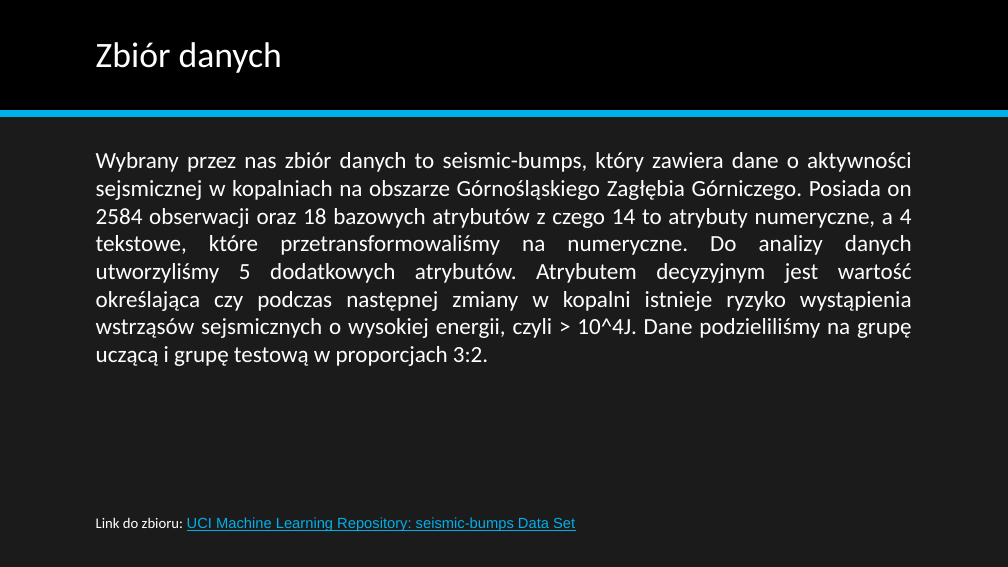
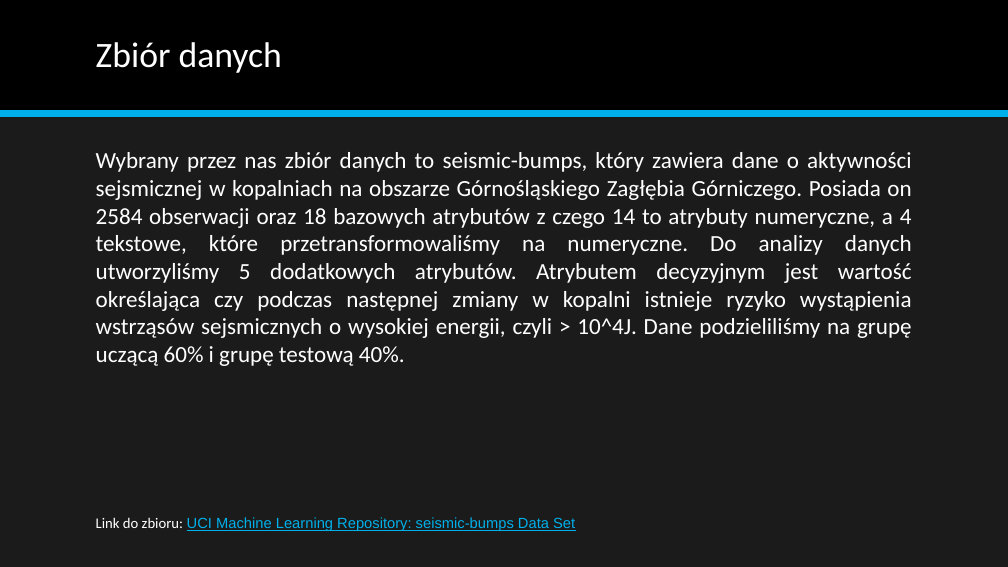
Before and after one commit to Shady6/projekt_bi, a slide deck: slide 2 of Projekt_Mikołaj_Piekutowski_Mikołaj_Popławski.pptx. Drawn at 1008x567 pixels with LibreOffice and Linux fonts; fonts in the diff are those of the drawing. Boxes give left, top, right and bottom in pixels: in the first picture for what was removed or moved away, otherwise in the second. Text is boxed around its words. In the diff, an @@ line names an element or a change of style, - is before the commit and + after.

Commit message:
change presentation

```diff
--- a/Projekt_Mikołaj_Piekutowski_Mikołaj_Popławski.pptx
+++ b/Projekt_Mikołaj_Piekutowski_Mikołaj_Popławski.pptx
@@ text at (x1=96, y1=152, x2=912, y2=366): text changed @@
-Wybrany przez nas zbiór danych to seismic-bumps, który zawiera dane o aktywności sejsmicznej w kopalniach na obszarze Górnośląskiego Zagłębia Górniczego. Posiada on 2584 obserwacji oraz 18 bazowych atrybutów z czego 14 to atrybuty numeryczne, a 4 tekstowe, które przetransformowaliśmy na numeryczne. Do analizy danych utworzyliśmy 5 dodatkowych atrybutów. Atrybutem decyzyjnym jest wartość określająca czy podczas następnej zmiany w kopalni istnieje ryzyko wystąpienia wstrząsów sejsmicznych o wysokiej energii, czyli > 10^4J. Dane podzieliliśmy na grupę uczącą i grupę testową w proporcjach 3:2.
+Wybrany przez nas zbiór danych to seismic-bumps, który zawiera dane o aktywności sejsmicznej w kopalniach na obszarze Górnośląskiego Zagłębia Górniczego. Posiada on 2584 obserwacji oraz 18 bazowych atrybutów z czego 14 to atrybuty numeryczne, a 4 tekstowe, które przetransformowaliśmy na numeryczne. Do analizy danych utworzyliśmy 5 dodatkowych atrybutów. Atrybutem decyzyjnym jest wartość określająca czy podczas następnej zmiany w kopalni istnieje ryzyko wystąpienia wstrząsów sejsmicznych o wysokiej energii, czyli > 10^4J. Dane podzieliliśmy na grupę uczącą 60% i grupę testową 40%.
```
